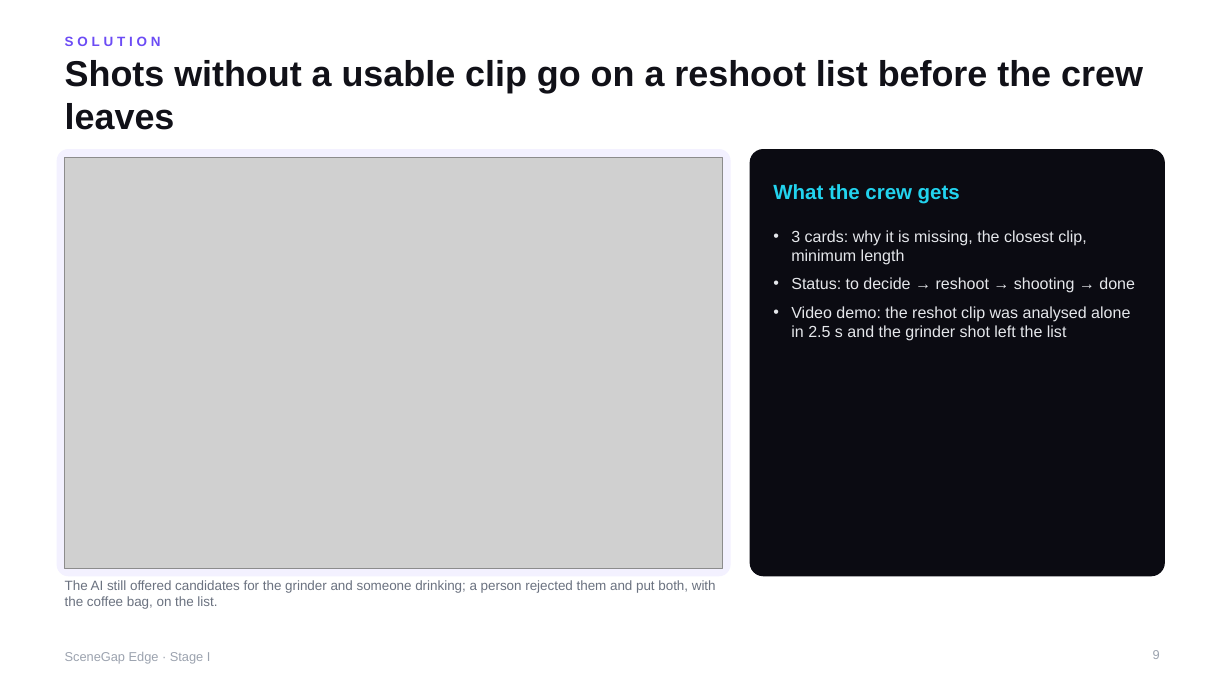
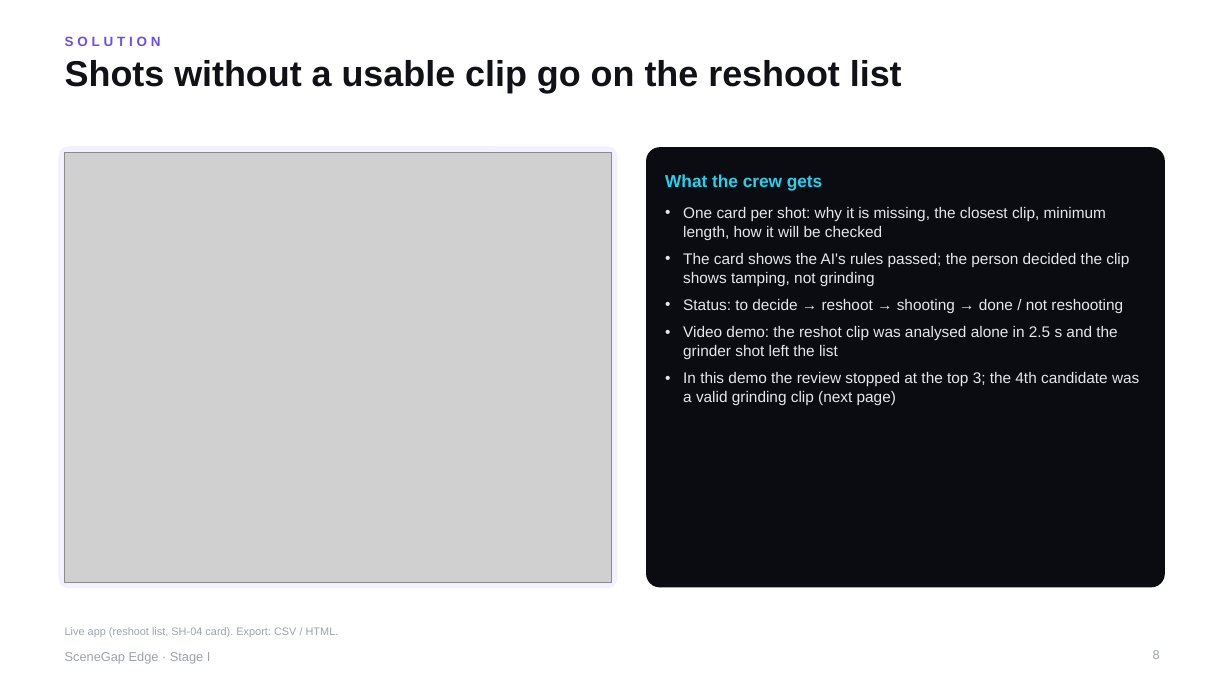
Before and after one commit to yu9bryan/scenegap-edge, a slide deck: slide 8 of docs/deck/SceneGapEdge_StageI_Proposal.pptx (slide 9 before the commit). Drawn at 1232x693 pixels with LibreOffice and Linux fonts; fonts in the diff are those of the drawing; grey boxes stand for pictures. Boxes give left, top, right and bottom in pixels: in the first picture for what was removed or moved away, otherwise in the second. Text is boxed around its words. In the diff, an @@ line names an element or a change of style, - is before the commit and + after.

```diff
--- a/docs/deck/SceneGapEdge_StageI_Proposal.pptx
+++ b/docs/deck/SceneGapEdge_StageI_Proposal.pptx
@@ title at [65,60,902,93]: text changed @@
-Shots without a usable clip go on a reshoot list before the crew leaves
+Shots without a usable clip go on the reshoot list
@@ rounded rectangle: place and size @@
-rounded rectangle at [57,150,730,576]
+rounded rectangle at [59,147,617,588]
@@ rounded rectangle at [59,147,617,588]: proportions changed @@
@@ rounded rectangle at [647,148,1165,587]: proportions changed @@
@@ rounded rectangle: place and size @@
-rounded rectangle at [750,150,1165,576]
+rounded rectangle at [647,148,1165,587]
@@ picture: place and size @@
-picture at [65,157,723,568]
+picture at [65,152,612,582]
@@ text "What the crew gets": place and size @@
-text "What the crew gets" at [773,184,960,204]
+text "What the crew gets" at [665,174,822,190]
@@ text "What the crew gets" at [665,174,822,190]: size 16 to 13.5 pt @@
@@ text "One card per shot: why ...": place and size @@
-text "One card per shot: why ..." at [791,230,1135,341]
+text "One card per shot: why ..." at [683,207,1139,405]
@@ text at [683,207,1129,313]: text changed; size 12.5 to 12 pt @@
-• 3 cards: why it is missing, the closest clip, minimum length
-• Status: to decide → reshoot → shooting → done
+• One card per shot: why it is missing, the closest clip, minimum length, how it will be checked
+• The card shows the AI's rules passed; the person decided the clip shows tamping, not grinding
+• Status: to decide → reshoot → shooting → done / not reshooting
@@ text at [683,326,1117,359]: size 12.5 to 12 pt in "Video demo: the reshot clip was analysed ..." @@
@@ text at [683,372,1139,405]: paragraph added @@
+• In this demo the review stopped at the top 3; the 4th candidate was a valid grinding clip (next page)
@@ text removed at [65,580,716,609] @@
-The AI still offered candidates for the grinder and someone drinking; a person rejected them and put both, with the coffee bag, on the list.
@@ text added at [65,627,339,637], 8.5 pt, text #9CA3AF @@
+Live app (reshoot list, SH-04 card). Export: CSV / HTML.
```
Also in this commit, not shown: 8 other slides changed, 2 slides added, 1 slide removed, 19 other files.
